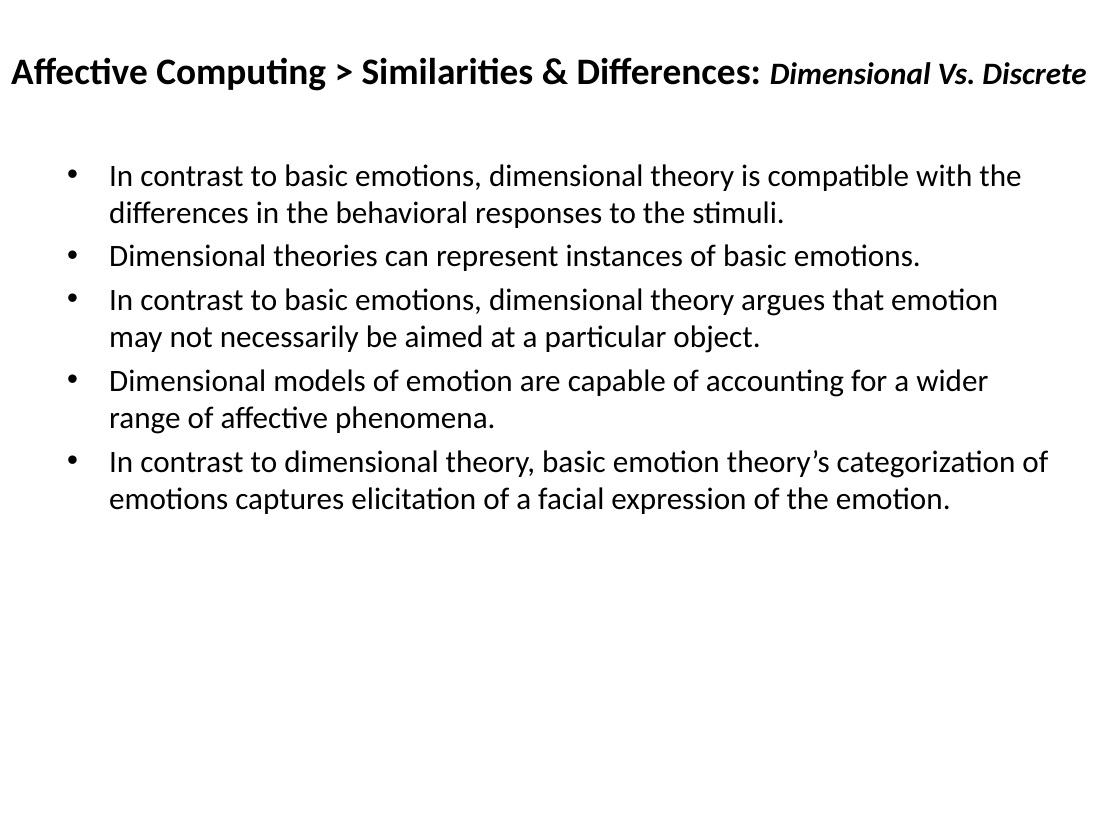
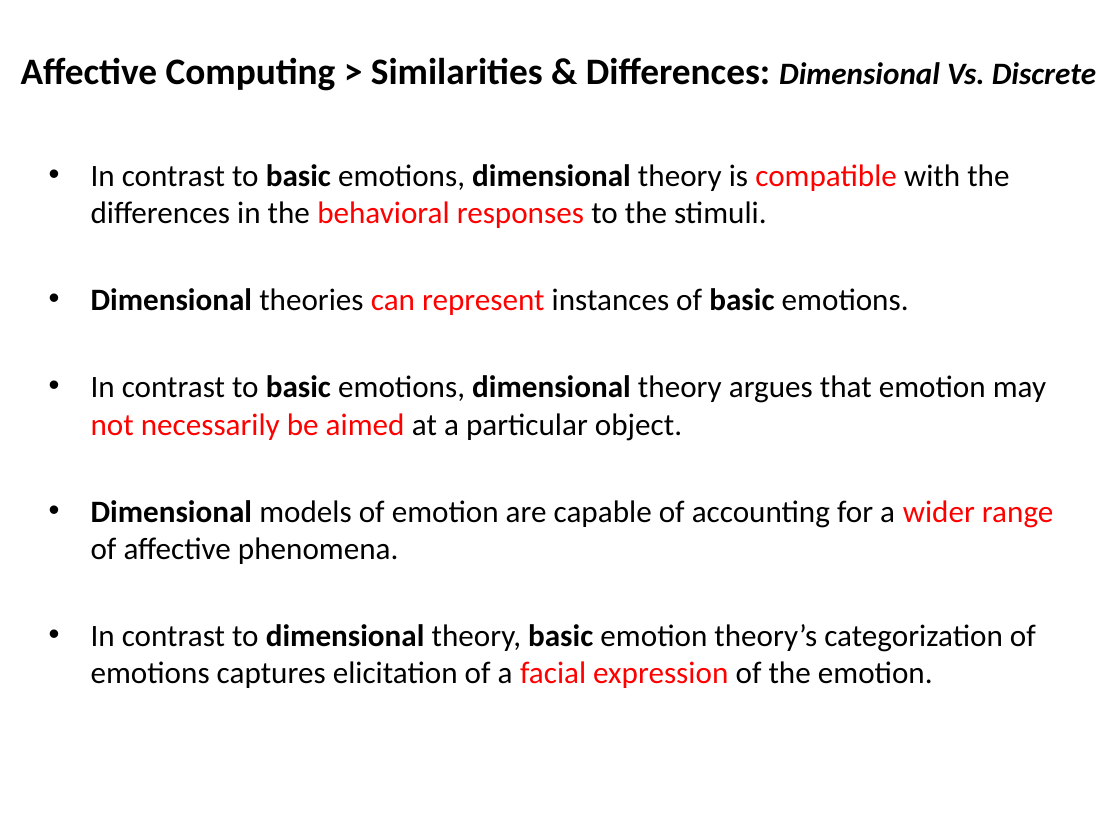
Before and after one commit to mshayganfar/CompExam1, a slide deck: slide 20 of presentation/PhD-comprehensive-exam-2.pptx. Drawn at 1120x840 pixels with LibreOffice and Linux fonts; fonts in the diff are those of the drawing. Boxes give left, top, right and bottom in pixels: in the first picture for what was removed or moved away, otherwise in the second. Text is boxed around its words. In the diff, an @@ line names an element or a change of style, - is before the commit and + after.

```diff
--- a/presentation/PhD-comprehensive-exam-2.pptx
+++ b/presentation/PhD-comprehensive-exam-2.pptx
@@ text "Affective Computing > Similarities & ...": place and size @@
-text "Affective Computing > Similarities & ..." at (11,57,1086,91)
+text "Affective Computing > Similarities & ..." at (21,57,1096,91)
@@ text "In contrast to basic emotions, ...": place and size @@
-text "In contrast to basic emotions, ..." at (109,164,1048,514)
+text "In contrast to basic emotions, ..." at (91,164,1053,688)
@@ text "In contrast to basic emotions, ..." at (91,164,1053,688): text colour #000000 to #FF0000 in "compatible behavioral responses", "can represent", "not necessarily be aimed", "wider range" and 1 more places; bold on in "basic dimensional", "Dimensional basic", "basic dimensional", "Dimensional" and 1 more places @@
```
Also in this commit, not shown: 9 other slides changed.
